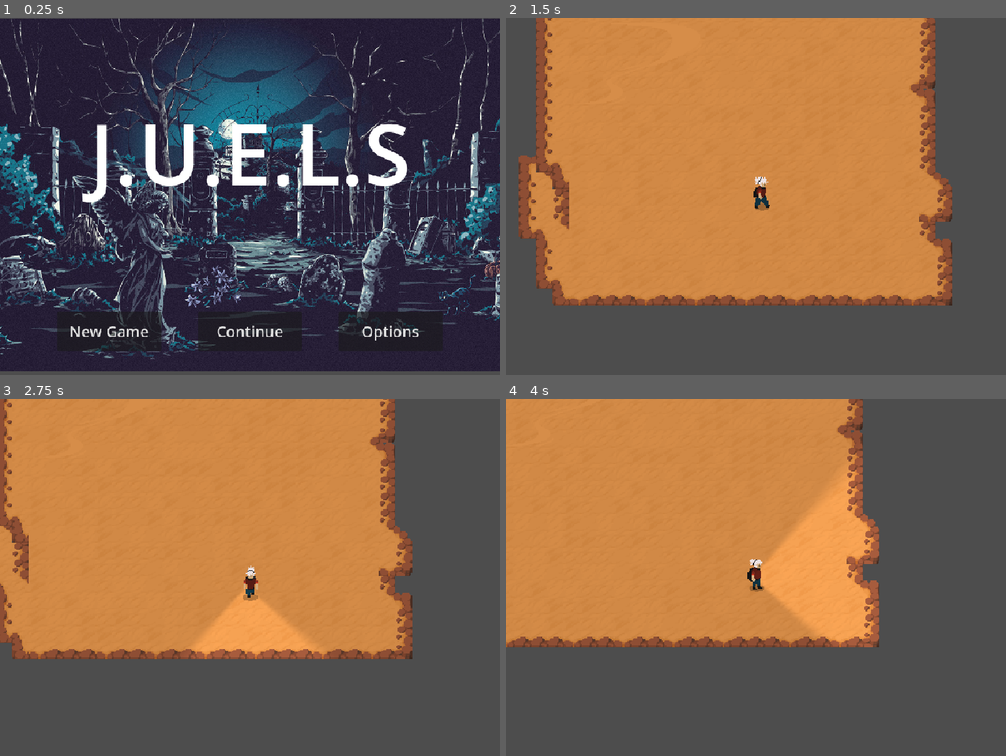
Above: before the commit, frames 1-4 (two rows, left to right).
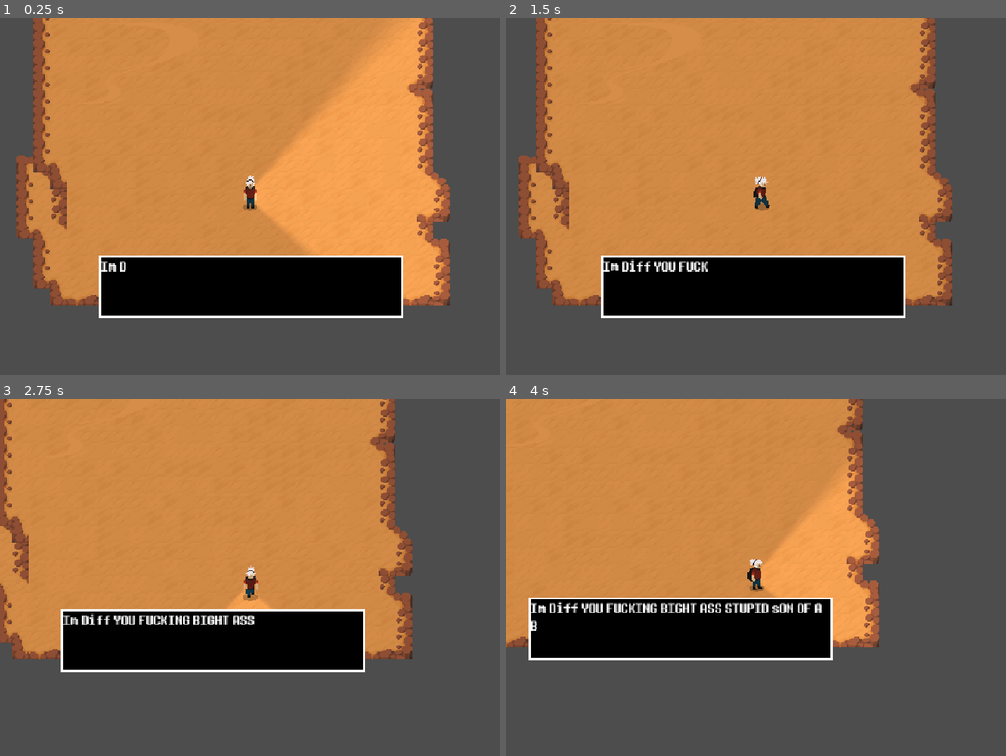
Above: after the commit, the same moments.

Repository: jeelowo/game-jam
Game: Godot game, scene res://Scenes/game.tscn
Two runs of this game, one before a commit and one after it. Both use one fixed random seed, a clock stepped at 60 frames per second and the inputs below. Before the commit the project starts from res://Scenes/main_menu.tscn.
Inputs (mouse positions are in pixels of both pictures, inside the frame that each line leads up to):
- Up to frame 1 (0.25 s): no input
- Up to frame 2 (1.5 s): click (616, 332) at 0.5 s, where only the run before the commit has a clickable "New Game"; hold D (move_right) from 1.28 s (still down); tap F (flashlight) at 1.35 s
- Up to frame 3 (2.75 s): release D (move_right) at 2.03 s; hold S (move_down) from 2.03 s (still down); tap F (flashlight) at 2.1 s
- Up to frame 4 (4 s): release S (move_down) at 2.78 s; hold D (move_right) 2.78-3.53 s; tap F (flashlight) at 2.85, 3.6 s; hold Space (speed up, bound only after the commit) from 3.53 s (still down)

The runs differ from the first frame. In frame 1, 98% of the frame differs, in the area x 0-100%, y 0-99%; in frame 2, 11%; in frame 3, 11%; in frame 4, 11%.

Commit message:
feat: speed up dialogue at space

Diff:
--- a/Assets/Dialogue/christian_dialogue.tres
+++ b/Assets/Dialogue/christian_dialogue.tres
@@ -6,7 +6,7 @@
 [sub_resource type="Resource" id="Resource_qfr2b"]
 script = ExtResource("1_qfr2b")
 speaker = "Christian"
-text = "Im Diff"
+text = "Im Diff YOU FUCKING BIGHT ASS STUPID sON OF A BITCH"
 metadata/_custom_type_script = "uid://c4sfujko7r1pq"
 
 [sub_resource type="Resource" id="Resource_qisq5"]
@@ -21,7 +21,13 @@
 text = "Ulol Pak u"
 metadata/_custom_type_script = "uid://c4sfujko7r1pq"
 
+[sub_resource type="Resource" id="Resource_b8f87"]
+script = ExtResource("1_qfr2b")
+speaker = "Liam"
+text = "bobo mo Christian"
+metadata/_custom_type_script = "uid://c4sfujko7r1pq"
+
 [resource]
 script = ExtResource("1_qisq5")
-lines = Array[ExtResource("1_qfr2b")]([SubResource("Resource_qfr2b"), SubResource("Resource_qisq5"), SubResource("Resource_noiuf")])
+lines = Array[ExtResource("1_qfr2b")]([SubResource("Resource_qfr2b"), SubResource("Resource_qisq5"), SubResource("Resource_noiuf"), SubResource("Resource_b8f87")])
 metadata/_custom_type_script = "uid://dwu0lv6rm63je"
--- a/Scenes/dialogue_system.tscn
+++ b/Scenes/dialogue_system.tscn
@@ -1,5 +1,6 @@
 [gd_scene format=3 uid="uid://wlpakgqngkkp"]
 
+[ext_resource type="Script" uid="uid://cenmcbr356srj" path="res://Scripts/dialogue_system.gd" id="1_b43ja"]
 [ext_resource type="FontFile" uid="uid://jgyci76yybj4" path="res://Assets/Fonts/DeterminationSansWebRegular-369X.ttf" id="2_tgreg"]
 
 [sub_resource type="StyleBoxFlat" id="StyleBoxFlat_r12a2"]
@@ -16,6 +17,7 @@
 
 [node name="Dialogue System" type="Node2D" unique_id=441250200]
 z_index = 4096
+script = ExtResource("1_b43ja")
 
 [node name="Panel" type="Panel" parent="." unique_id=192442121]
 offset_right = 288.0
--- a/Scenes/game.tscn
+++ b/Scenes/game.tscn
@@ -2,9 +2,13 @@
 
 [ext_resource type="PackedScene" uid="uid://oy67rn0cumj3" path="res://Scenes/player.tscn" id="1_ebmjs"]
 [ext_resource type="PackedScene" uid="uid://samomqwvsrtp" path="res://Scenes/placeholer_map.tscn" id="2_qxrlw"]
+[ext_resource type="PackedScene" uid="uid://wlpakgqngkkp" path="res://Scenes/dialogue_system.tscn" id="3_wrm1d"]
 
 [node name="Game" type="Node2D" unique_id=464600818]
 
 [node name="Map" parent="." unique_id=1015687053 instance=ExtResource("2_qxrlw")]
 
 [node name="Player" parent="." unique_id=1857629509 instance=ExtResource("1_ebmjs")]
+
+[node name="Dialogue System" parent="." unique_id=441250200 instance=ExtResource("3_wrm1d")]
+position = Vector2(-143, 50)
--- /dev/null
+++ b/Scripts/dialogue_system.gd
@@ -0,0 +1,33 @@
+extends Node2D
+
+const CHRISTIAN_DIALOGUE = preload("uid://cy1ge0cbbeau0")
+@onready var rich_text_label: RichTextLabel = $Panel/VBoxContainer/RichTextLabel
+
+var is_typing := false
+@export var text_speed = 0.1
+
+func _ready() -> void:
+	start_dialogue(CHRISTIAN_DIALOGUE)
+
+func _process(delta: float) -> void:
+	if Input.is_action_pressed("speed up"):
+		text_speed = 0.05
+	elif Input.is_action_just_released("speed up"):
+		text_speed = 0.1
+
+func start_dialogue(dialogue: Dialogue):
+	is_typing = true
+	type_dialogue_line(dialogue)
+
+func type_dialogue_line(dialogue: Dialogue):
+	for letter in dialogue.lines[0].text:
+		print(letter)
+		if is_typing:
+			rich_text_label.append_text(letter)
+			# Skip whitespaces
+			if letter != " ":
+				await get_tree().create_timer(text_speed).timeout
+
+	# runs when done typing
+	is_typing = false
+	print("done")
--- a/project.godot
+++ b/project.godot
@@ -11,7 +11,7 @@
 [application]
 
 config/name="Game Jam"
-run/main_scene="uid://nwbr6s4dk4vf"
+run/main_scene="uid://b0v8iryu7kv4r"
 config/features=PackedStringArray("4.7", "Forward Plus")
 config/icon="res://icon.svg"
 
@@ -56,6 +56,11 @@
 "events": [Object(InputEventKey,"resource_local_to_scene":false,"resource_name":"","device":-1,"window_id":0,"alt_press …(192 unchanged characters)…
 ]
 }
+"speed up"={
+"deadzone": 0.2,
+"events": [Object(InputEventKey,"resource_local_to_scene":false,"resource_name":"","device":-1,"window_id":0,"alt_pressed":false,"shift_pressed":false,"ctrl_pressed":false,"meta_pressed":false,"pressed":false,"keycode":0,"physical_keycode":32,"key_label":0,"unicode":32,"location":0,"echo":false,"script":null)
+]
+}
 
 [physics]
 
Not shown, added: Scripts/dialogue_system.gd.uid
